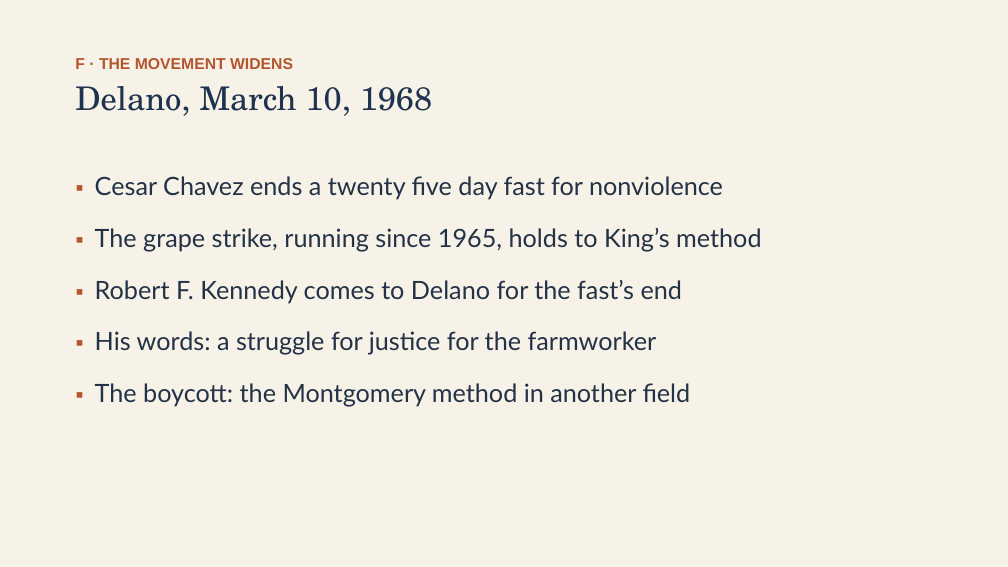
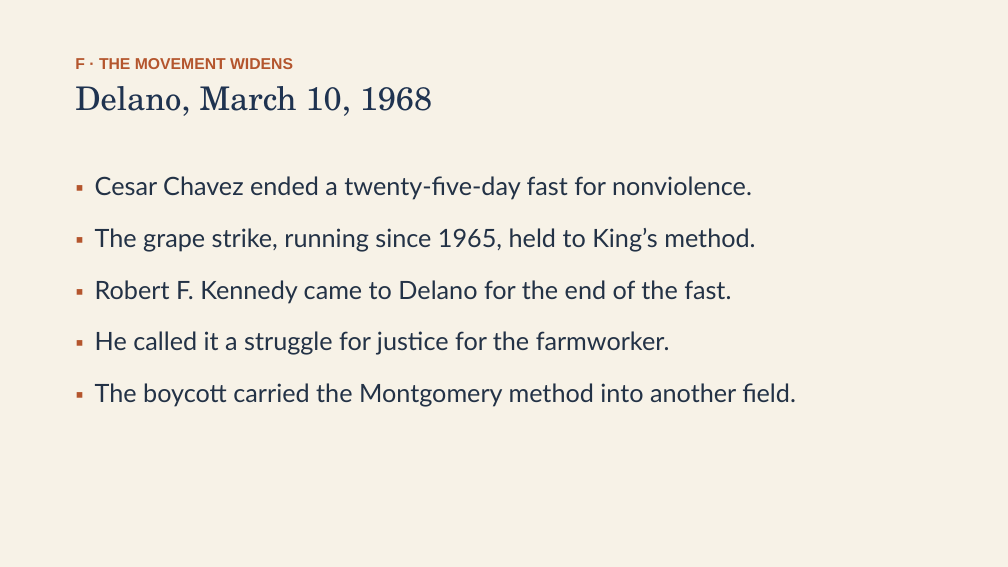
Before and after one commit to ab17gthb/humanities-curriculum-group, a slide deck: slide 18 of civil-rights/lesson-08/lesson-08-slides.pptx. Drawn at 1008x567 pixels with LibreOffice and Linux fonts; fonts in the diff are those of the drawing. Boxes give left, top, right and bottom in pixels: in the first picture for what was removed or moved away, otherwise in the second. Text is boxed around its words. In the diff, an @@ line names an element or a change of style, - is before the commit and + after.

```diff
--- a/civil-rights/lesson-08/lesson-08-slides.pptx
+++ b/civil-rights/lesson-08/lesson-08-slides.pptx
@@ text at (x1=95, y1=176, x2=796, y2=406): text changed @@
-▪ Cesar Chavez ends a twenty five day fast for nonviolence
-▪ The grape strike, running since 1965, holds to King’s method
-▪ Robert F. Kennedy comes to Delano for the fast’s end
-▪ His words: a struggle for justice for the farmworker
-▪ The boycott: the Montgomery method in another field
+▪ Cesar Chavez ended a twenty-five-day fast for nonviolence.
+▪ The grape strike, running since 1965, held to King’s method.
+▪ Robert F. Kennedy came to Delano for the end of the fast.
+▪ He called it a struggle for justice for the farmworker.
+▪ The boycott carried the Montgomery method into another field.
```
Also in this commit, not shown: 7 other slides changed, 6 other files.
